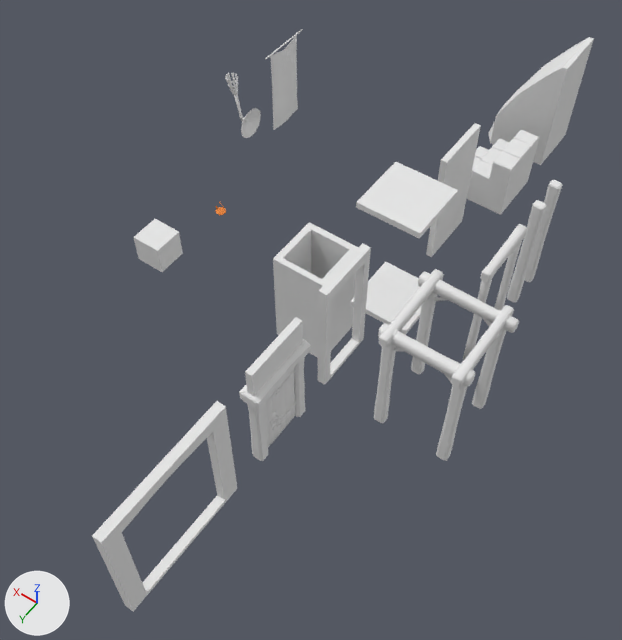
The Blender file Resources/Blender/Scenery/ModularDungeon/Assets.blend: old version first, new version second.
Rendered twice from a camera (50 mm lens) standing at (-7.8, 15.4, 20.6) and looking at (1.8, 1.9, -0.6). Every picture has the same lights, and +X, +Y and +Z are marked at lower left.

Objects in the first picture: 'Dn_Beam_1', 'Dn_Beam_3', 'Dn_Ceiling_1', 'Dn_Door_1_Frame', 'Dn_Door_2', 'Dn_Door_3', 'Dn_Floor_1', 'Dn_Landslide_1', 'Dn_Rag_1', 'Dn_Stairs_1', 'Dn_Torch_1', 'Dn_Trap_1', 'Dn_Wall_1'.
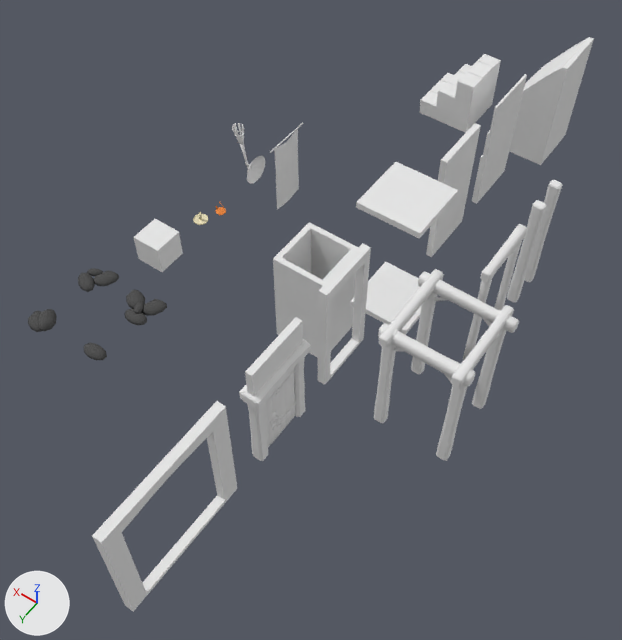
Location of each change, [x1, y1, x2, y2] in pixels of the pictures (622 x 640 px):
'Dn_Stairs_1', moved: before [467, 130, 539, 215]; after [419, 54, 501, 133]
'Dn_Rag_1', mesh moved: before [270, 33, 298, 130]; after [274, 126, 299, 210]
'Dn_Wall_2', added: after [472, 74, 527, 204]
'Dn_Torch_1', mesh moved: before [225, 73, 261, 138]; after [232, 123, 265, 184]
'Dn_Stone_1', added: after [124, 289, 167, 325]
'Dn_Stone_2', added: after [78, 268, 119, 292]
'Dn_Stone_3', added: after [28, 309, 57, 332]
'Dn_Stone_4', added: after [83, 343, 107, 360]
'Dn_Candle_1', added: after [193, 212, 208, 225]

What changed in the scene script:
```text
Add mat_material_stone:
    mat_material_stone = diffuse_material('Material_Stone')
    mat_material_stone.base_color = (0.0871, 0.0871, 0.0871)  # dark grey #535353
Add mat_material_candle:
    mat_material_candle = diffuse_material('Material_Candle')
    mat_material_candle.base_color = (0.8, 0.729, 0.487)  # beige #e7deb9
Change me_dn_rag_1:
    where me_dn_rag_1.from_pydata(...)  # 117 vertices, 82 faces; spans x 0.12..0.18, y -0.72..0.72, z 0.73..3.93
    used by ob_dn_rag_1; location = (7.0, -4.0, 0.0)
    me_dn_rag_1 part 1: the whole mesh is moved by (0.0, 0.0, -3.9)
Change me_sphere:
    where me_sphere.from_pydata(...)  # 297 vertices, 272 faces; spans x 0.09..1.03, y -0.53..0.53, z 1.47..3.6
    used by ob_dn_torch_1; location = (7.0, -2.0, 0.0)
    me_sphere part 2: the whole mesh is moved by (-0.09, 0.0, -2.0)
Add me_dn_stone_4:
    me_dn_stone_4.from_pydata(...)  # 42 vertices, 80 faces; spans x -0.39..0.409, y -0.262..0.238, z -0.013..0.214
    me_dn_stone_4.polygons.foreach_set('use_smooth', [True] * 80)
    me_dn_stone_4.materials.append(mat_material_stone)  # dark grey #535353
Add me_dn_stone_3:
    me_dn_stone_3.from_pydata(...)  # 84 vertices, 160 faces; spans x -0.318..0.539, y -0.396..0.484, z -0.015..0.276
    me_dn_stone_3.polygons.foreach_set('use_smooth', [True] * 160)
    me_dn_stone_3.materials.append(mat_material_stone)  # dark grey #535353
Add me_dn_stone_2:
    me_dn_stone_2.from_pydata(...)  # 126 vertices, 240 faces; spans x -0.598..0.513, y -0.61..0.501, z -0.013..0.217
    me_dn_stone_2.polygons.foreach_set('use_smooth', [True] * 240)
    me_dn_stone_2.materials.append(mat_material_stone)  # dark grey #535353
Add me_dn_stone_1:
    me_dn_stone_1.from_pydata(...)  # 168 vertices, 320 faces; spans x -0.598..0.714, y -0.61..0.585, z -0.013..0.317
    me_dn_stone_1.polygons.foreach_set('use_smooth', [True] * 320)
    me_dn_stone_1.materials.append(mat_material_stone)  # dark grey #535353
Add me_dn_candle_1:
    me_dn_candle_1.from_pydata(...)  # 184 vertices, 150 faces; spans x -0.25..0.25, y -0.25..0.25, z 0.0..0.335
    me_dn_candle_1.materials.append(mat_material_candle)  # beige #e7deb9
Add me_dn_wall_2:
    me_dn_wall_2.from_pydata(...)  # 24 vertices, 22 faces; spans x -0.1..0.1, y -1.0..1.0, z 0.0..4.0
    me_dn_wall_2.materials.append(mat_material_base)  # white #e7e7e7
Change ob_dn_stairs_1:
    ob_dn_stairs_1.location: (0.0, -6.0, 0.0) -> (3.0, -9.0, 0.0)
Add ob_dn_stone_4:
    ob_dn_stone_4 = bpy.data.objects.new('Dn_Stone_4', me_dn_stone_4)
    ob_dn_stone_4.location = (6.0, 7.0, 0.0)
Add ob_dn_stone_3:
    ob_dn_stone_3 = bpy.data.objects.new('Dn_Stone_3', me_dn_stone_3)
    ob_dn_stone_3.location = (8.0, 7.0, 0.0)
Add ob_dn_stone_2:
    ob_dn_stone_2 = bpy.data.objects.new('Dn_Stone_2', me_dn_stone_2)
    ob_dn_stone_2.location = (8.0, 5.0, 0.0)
Add ob_dn_stone_1:
    ob_dn_stone_1 = bpy.data.objects.new('Dn_Stone_1', me_dn_stone_1)
    ob_dn_stone_1.location = (6.0, 5.0, 0.0)
Add ob_dn_candle_1:
    ob_dn_candle_1 = bpy.data.objects.new('Dn_Candle_1', me_dn_candle_1)
    ob_dn_candle_1.location = (7.0, 1.0, 0.0)
Add ob_dn_wall_2:
    ob_dn_wall_2 = bpy.data.objects.new('Dn_Wall_2', me_dn_wall_2)
    ob_dn_wall_2.location = (0.0, -6.0, 0.0)
```
